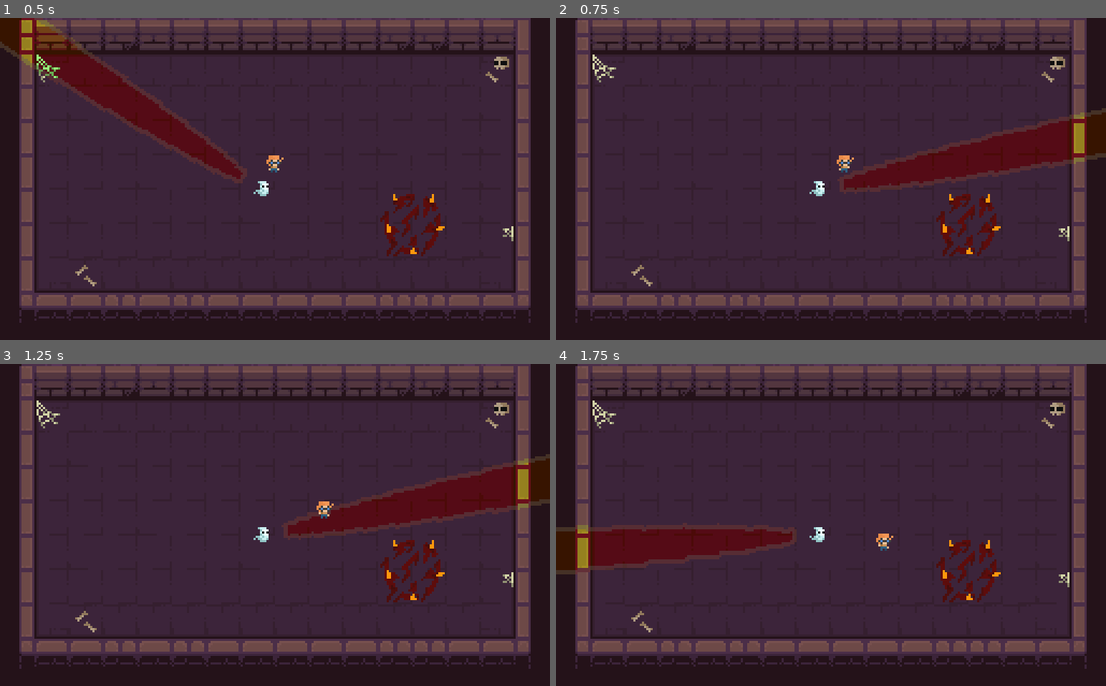
Above: before the commit, frames 1-4 (two rows, left to right).
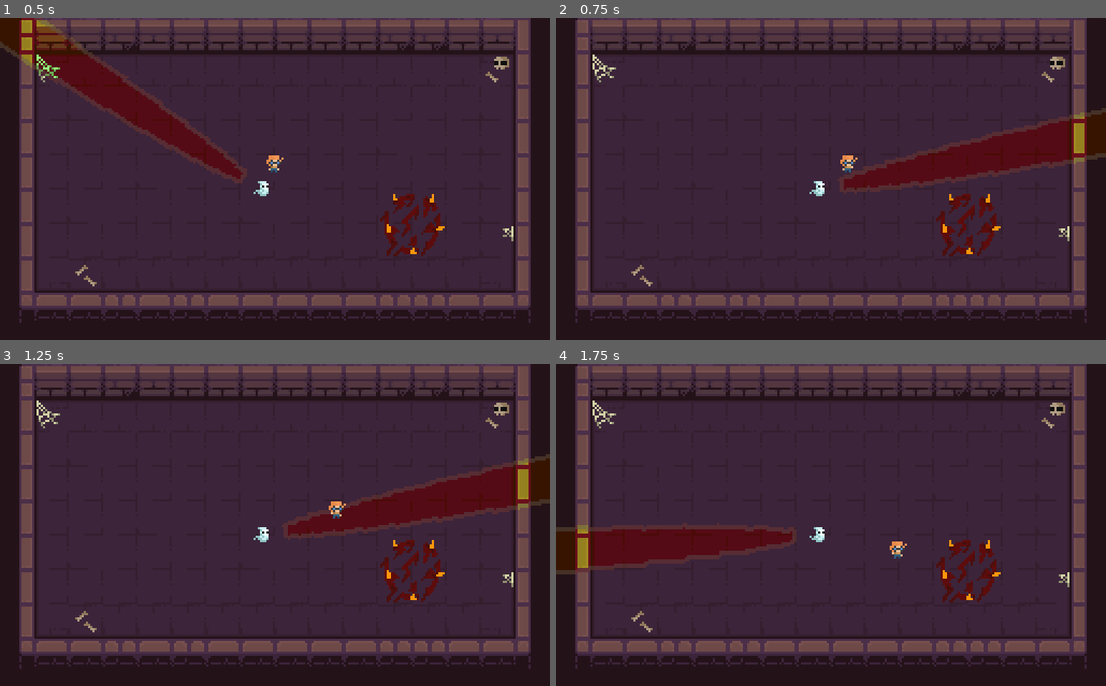
Above: after the commit, the same moments.

Repository: OsakiTsukiko/Esper
Game: Godot game, scene res://src/levels/spawn/SpawnLevel.tscn
Two runs of this game, one before a commit and one after it. Both use one fixed random seed, a clock stepped at 60 frames per second and the inputs below. This scene is started directly instead of the project's main scene.
Inputs (mouse positions are in pixels of both pictures, inside the frame that each line leads up to):
- Up to frame 1 (0.5 s): no input
- Up to frame 2 (0.75 s): move the mouse to (952, 162) at 0.52 s; hold D (esper_right) from 0.53 s (still down)
- Up to frame 3 (1.25 s): keep holding D (esper_right)
- Up to frame 4 (1.75 s): move the mouse to (721, 541) at 1.27 s; release D (esper_right) at 1.28 s; hold S (esper_down) from 1.28 s (still down)

Frame 1 is identical in both runs. In frame 2, 0.1% of the frame differs, in the area x 51-55%, y 42-48%; in frame 3, 0.2%, in the area x 57-63%, y 42-48%; in frame 4, 0.2%.

Commit message:
fix process issue in entities

Diff:
--- a/src/entity/enemy/enemy.tscn
+++ b/src/entity/enemy/enemy.tscn
@@ -29,6 +29,7 @@
 [node name="AnimatedSprite" type="AnimatedSprite" parent="."]
 frames = SubResource( 3 )
 animation = "IDLE"
+frame = 1
 speed_scale = 0.5
 playing = true
 
--- a/src/entity/esper/esper.gd
+++ b/src/entity/esper/esper.gd
@@ -2,9 +2,9 @@
 
 onready var sprite: AnimatedSprite = $AnimatedSprite
 
-const SPEED: float = 2000.0
+const SPEED: float = 2500.0
 
-func _process(delta):
+func _physics_process(delta):
 	var input_vector := Vector2(
 		Input.get_action_strength("esper_right") - Input.get_action_strength("esper_left"),
 		Input.get_action_strength("esper_down") - Input.get_action_strength("esper_up")
--- a/src/entity/fluffy/fluffy.gd
+++ b/src/entity/fluffy/fluffy.gd
@@ -2,9 +2,9 @@
 
 onready var sprite: AnimatedSprite = $AnimatedSprite
 
-const SPEED: float = 2000.0
+const SPEED: float = 2500.0
 
-func _process(delta):
+func _physics_process(delta):
 	var input_vector := Vector2(
 		Input.get_action_strength("fluffy_right") - Input.get_action_strength("fluffy_left"),
 		Input.get_action_strength("fluffy_down") - Input.get_action_strength("fluffy_up")
